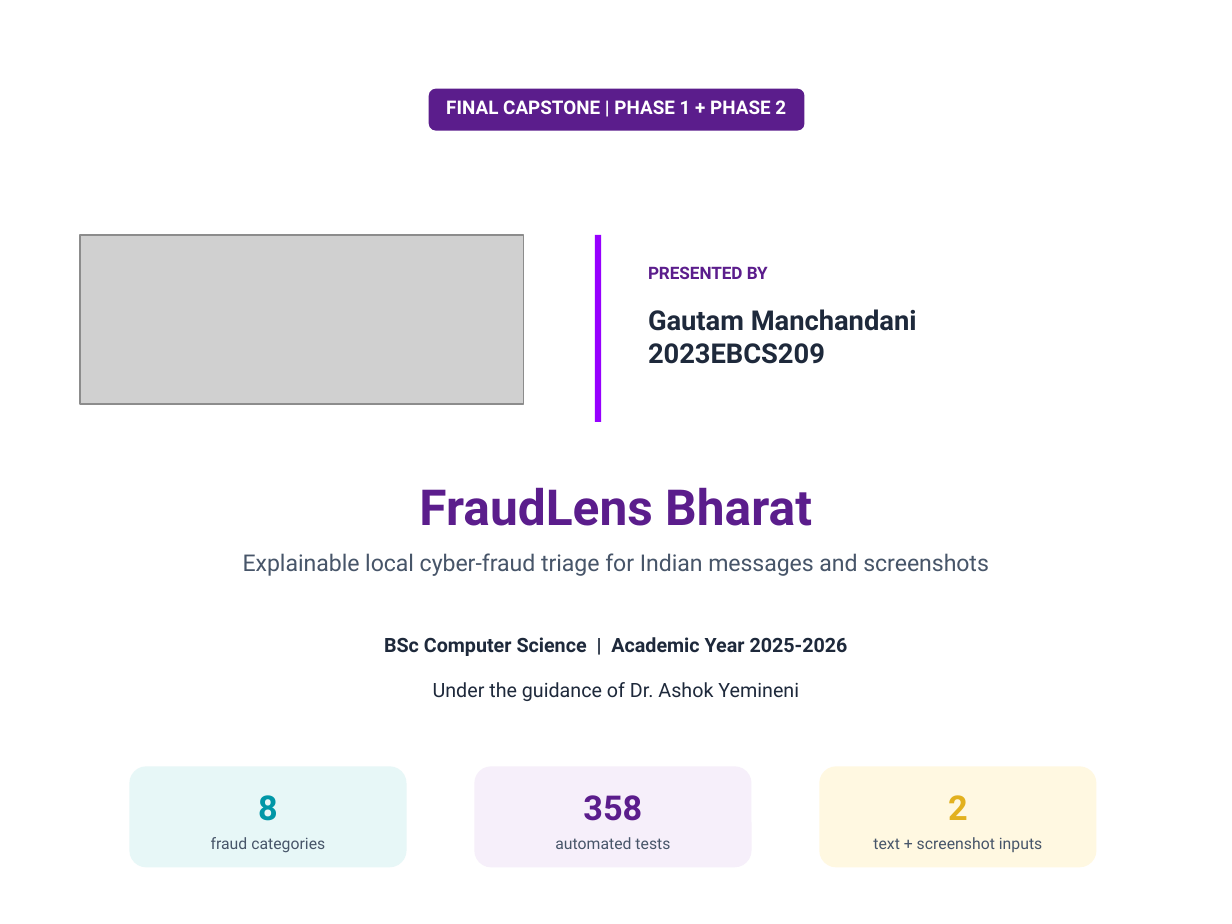
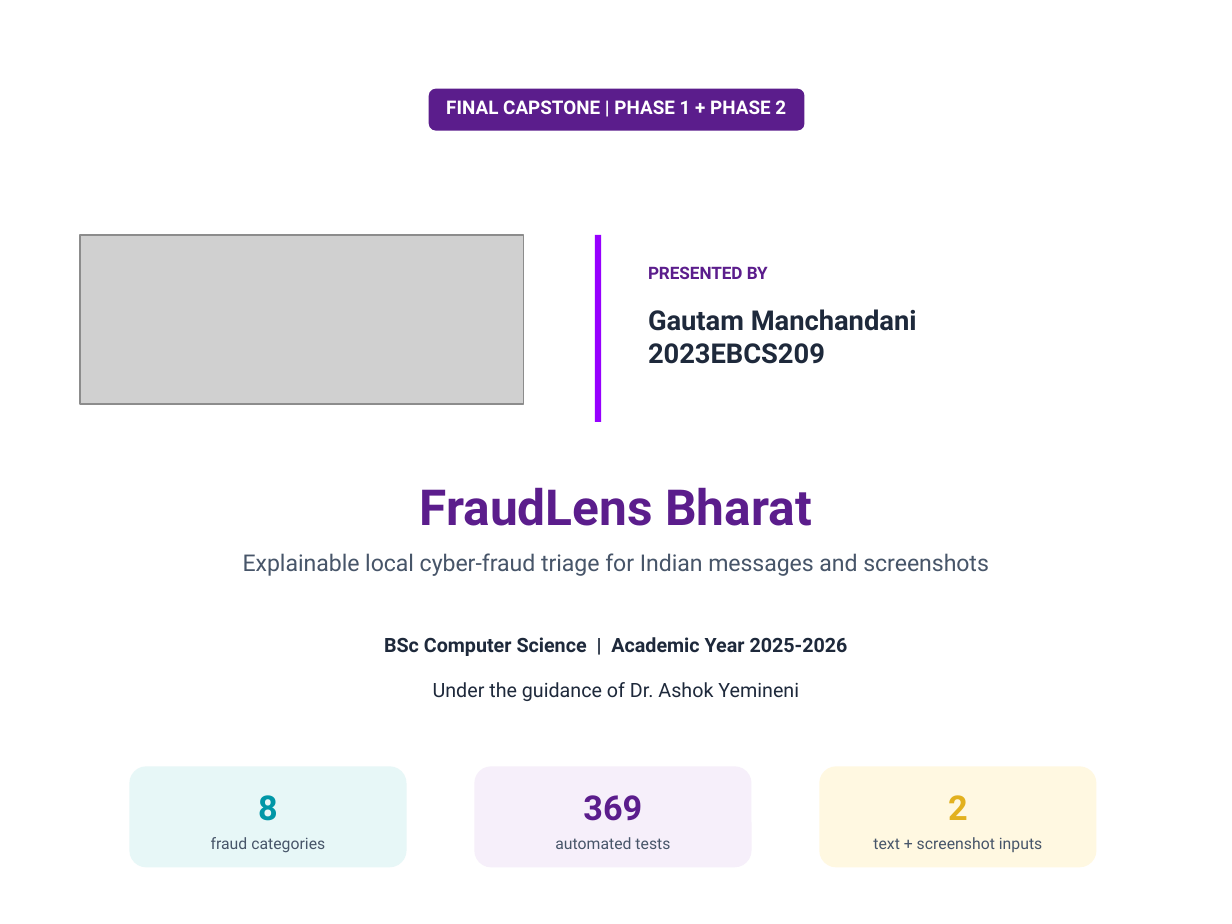
Before and after one commit to GautamBytes/fraudlens-bharat-phase-1, a slide deck: slide 1 of docs/presentation/fraudlens-bharat-final-capstone.pptx. Drawn at 1232x924 pixels with LibreOffice and Linux fonts; fonts in the diff are those of the drawing; grey boxes stand for pictures; background and template pictures are left out. Boxes give left, top, right and bottom in pixels: in the first picture for what was removed or moved away, otherwise in the second. Text is boxed around its words. In the diff, an @@ line names an element or a change of style, - is before the commit and + after.

```diff
--- a/docs/presentation/fraudlens-bharat-final-capstone.pptx
+++ b/docs/presentation/fraudlens-bharat-final-capstone.pptx
@@ text at <box>583,795,642,821</box>: text changed @@
-358
+369
```
Also in this commit, not shown: 4 other slides changed, 28 other files.
